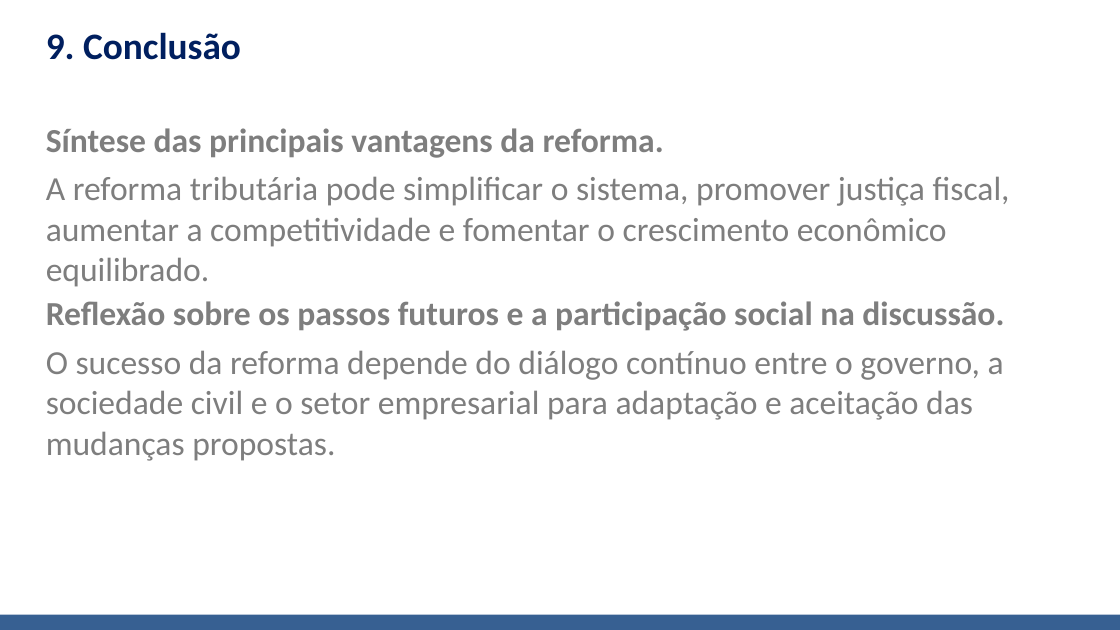
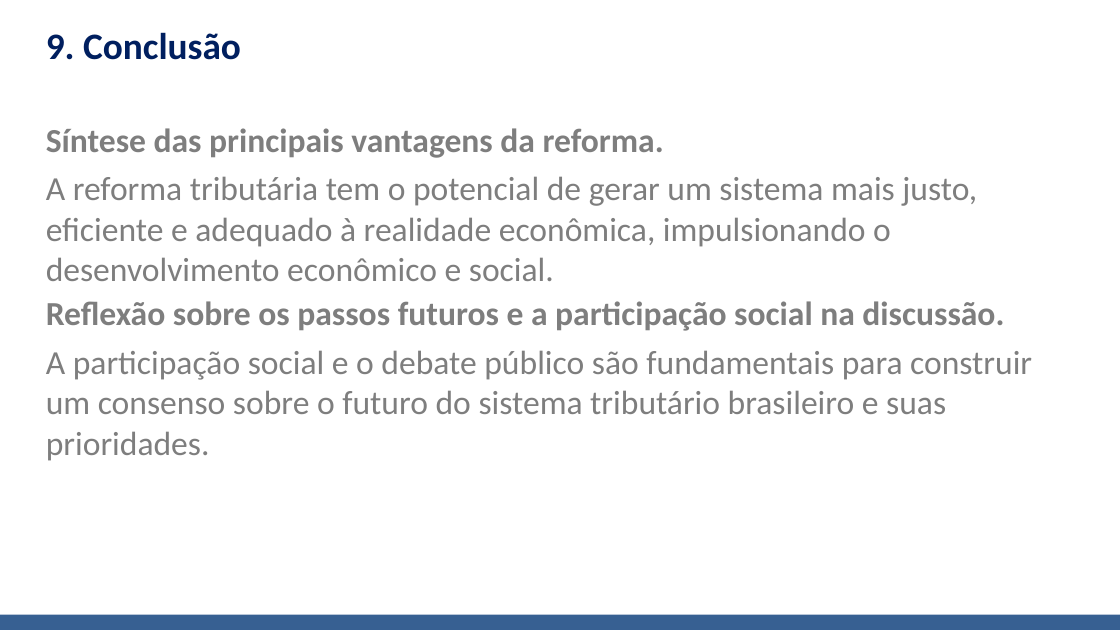
Before and after one commit to Arthur5252/apresentacao_ia, a slide deck: slide 10 of apresentacao.pptx. Drawn at 1120x630 pixels with LibreOffice and Linux fonts; fonts in the diff are those of the drawing; background and template pictures are left out. Boxes give left, top, right and bottom in pixels: in the first picture for what was removed or moved away, otherwise in the second. Text is boxed around its words. In the diff, an @@ line names an element or a change of style, - is before the commit and + after.

```diff
--- a/apresentacao.pptx
+++ b/apresentacao.pptx
@@ text at [46, 176, 977, 281]: text changed @@
-A reforma tributária pode simplificar o sistema, promover justiça fiscal, aumentar a competitividade e fomentar o crescimento econômico equilibrado.
+A reforma tributária tem o potencial de gerar um sistema mais justo, eficiente e adequado à realidade econômica, impulsionando o desenvolvimento econômico e social.
@@ text at [46, 350, 1032, 414]: text changed @@
-O sucesso da reforma depende do diálogo contínuo entre o governo, a sociedade civil e o setor empresarial para adaptação e aceitação das mudanças propostas.
+A participação social e o debate público são fundamentais para construir um consenso sobre o futuro do sistema tributário brasileiro e suas prioridades.
```
Also in this commit, not shown: 9 other slides changed, 5 other files.
